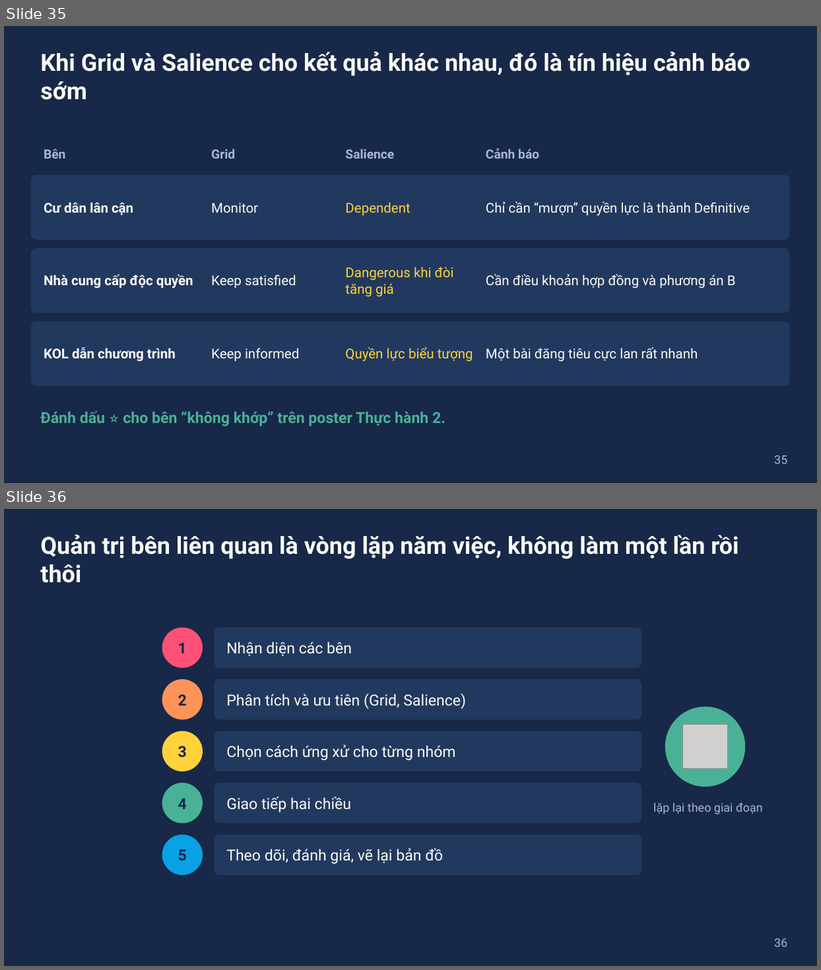
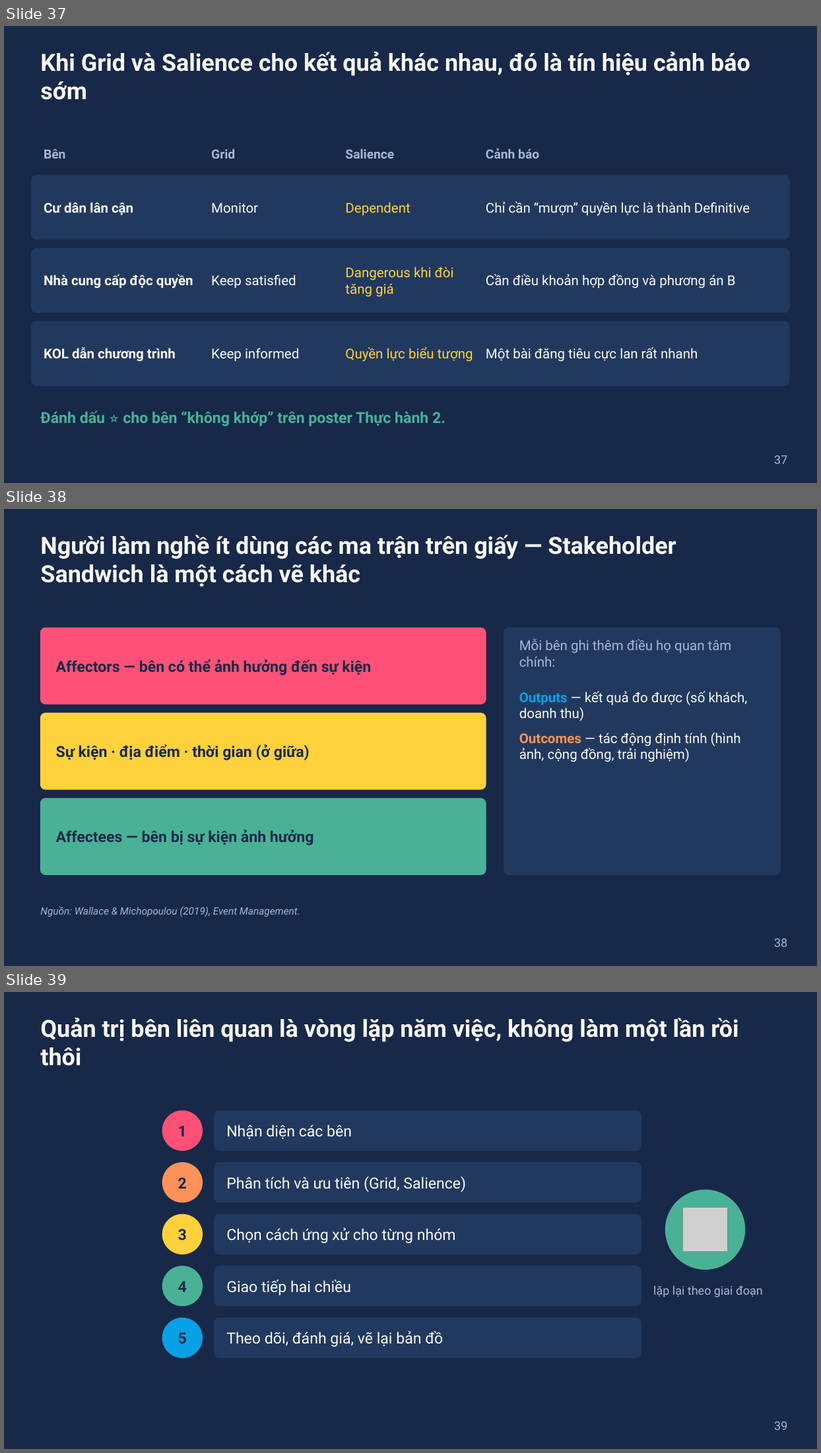
Before and after one commit to dnbaoquyen/teaching-skills, a slide deck: courses/EVM1110E/slides/W01_slides.pptx. Shown one above the other, each under a label of ours: slides 35 and 36 before the commit, slides 37, 38 and 39 after it. The pictures are 821x970 and 821x1453 pixels, drawn with LibreOffice and Linux fonts; fonts in the diff are those of the drawing; grey boxes stand for pictures. Boxes give left, top, right and bottom in pixels: in the first picture for what was removed or moved away, otherwise in the second. Text is boxed around its words. In the diff, an @@ line names an element or a change of style, - is before the commit and + after.

```diff
--- a/courses/EVM1110E/slides/W01_slides.pptx
+++ b/courses/EVM1110E/slides/W01_slides.pptx
@@ slide 38 added at bbox=[4, 509, 817, 966], background #172849 @@
@@ text added at bbox=[40, 535, 676, 587], 28 pt, text #FBFAF4, bold @@
+Người làm nghề ít dùng các ma trận trên giấy — Stakeholder Sandwich là một cách vẽ khác
@@ rounded rectangle added at bbox=[40, 628, 486, 704], fill #FF5178, outline #FF5178 1 pt @@
@@ rounded rectangle added at bbox=[504, 628, 781, 875], fill #22395F, outline #22395F 1 pt @@
@@ text added at bbox=[519, 639, 732, 667], 16 pt, text #A9B6D3 @@
+Mỗi bên ghi thêm điều họ quan tâm chính:
@@ text added at bbox=[56, 659, 371, 675], 18 pt, text #172849, bold @@
+Affectors — bên có thể ảnh hưởng đến sự kiện
@@ text added at bbox=[519, 691, 748, 762], 16 pt, text #FBFAF4 @@
+Outputs — kết quả đo được (số khách, doanh thu)
+Outcomes — tác động định tính (hình ảnh, cộng đồng, trải nghiệm)
@@ rounded rectangle added at bbox=[40, 714, 486, 789], fill #FFD23B, outline #FFD23B 1 pt @@
@@ text added at bbox=[56, 745, 310, 760], 18 pt, text #172849, bold @@
+Sự kiện · địa điểm · thời gian (ở giữa)
@@ rounded rectangle added at bbox=[40, 799, 486, 875], fill #49B296, outline #49B296 1 pt @@
@@ text added at bbox=[56, 830, 314, 846], 18 pt, text #172849, bold @@
+Affectees — bên bị sự kiện ảnh hưởng
@@ text added at bbox=[40, 906, 300, 917], 12 pt, text #A9B6D3, italic @@
+Nguồn: Wallace & Michopoulou (2019), Event Management.
@@ page number added at bbox=[774, 939, 787, 947], 14 pt, text #A9B6D3 @@
+38
@@ what was slide 35 is now slide 37 @@
@@ page number at bbox=[774, 456, 787, 464]: text changed @@
-35
+37
@@ what was slide 36 is now slide 39 @@
@@ page number at bbox=[774, 1422, 787, 1430]: text changed @@
-36
+39
```
Also in this commit, not shown: 2 slides changed, 2 other slides added, 15 other files.
